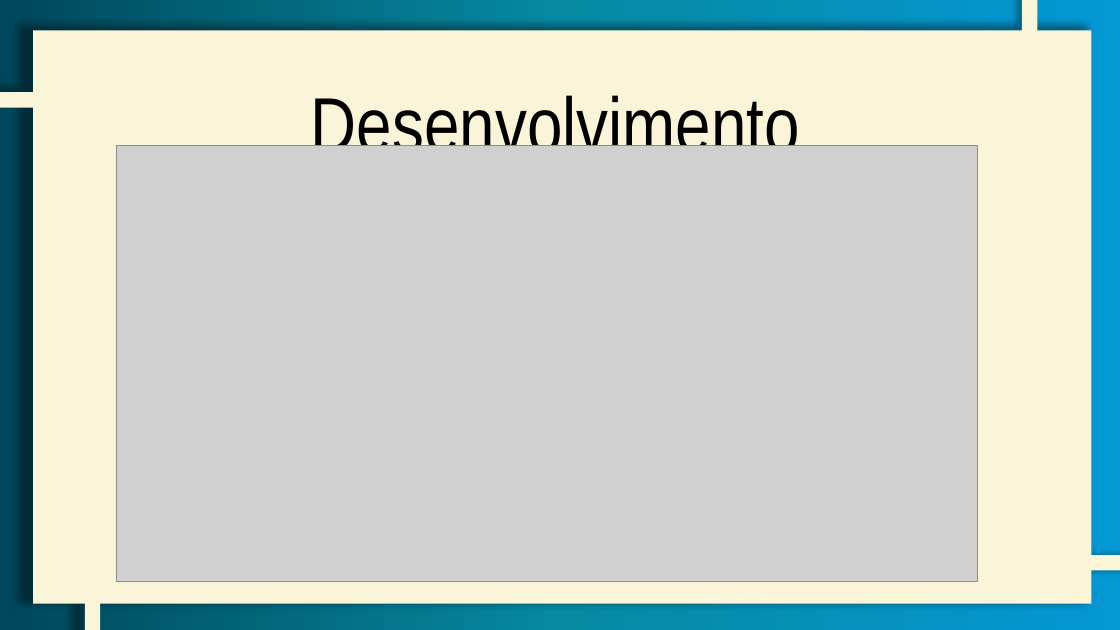
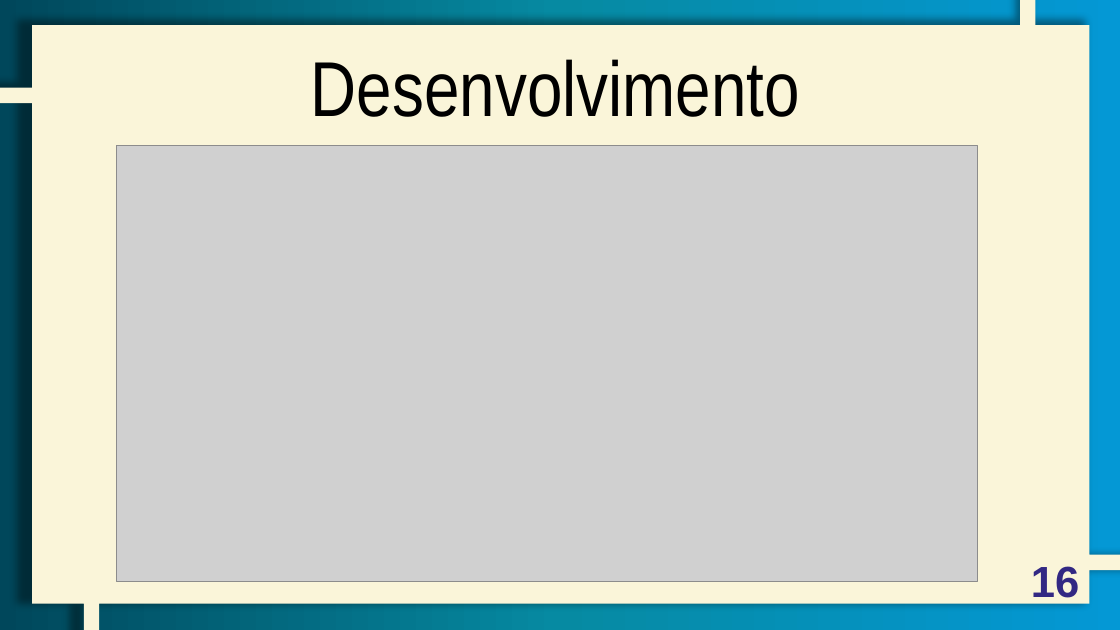
Before and after one commit to GC-Aguiar/tg-AplicacaoIntegradora, a slide deck: slide 16 of Documentação/Apresentação/Apresentação TGII - SIDBM.pptx (slide 21 before the commit). Drawn at 1120x630 pixels with LibreOffice and Linux fonts; fonts in the diff are those of the drawing; grey boxes stand for pictures. Boxes give left, top, right and bottom in pixels: in the first picture for what was removed or moved away, otherwise in the second. Text is boxed around its words. In the diff, an @@ line names an element or a change of style, - is before the commit and + after.

```diff
--- a/Documentação/Apresentação/Apresentação TGII - SIDBM.pptx
+++ b/Documentação/Apresentação/Apresentação TGII - SIDBM.pptx
@@ freeform shape at (0,0,1120,630): outline redrawn @@
@@ text "Desenvolvimento" rewrapped from (311,95,800,167) to (311,59,800,117) @@
@@ page number added at (1031,566,1079,606), 28 pt, text #322883, bold @@
+16
```
Also in this commit, not shown: 17 other slides changed, 9 slides added, 44 slides removed, 59 other files.
